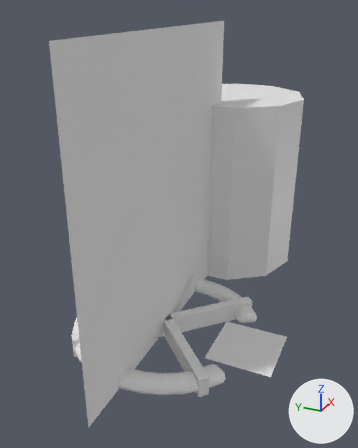
The Blender file tt2.blend, before and after one commit.
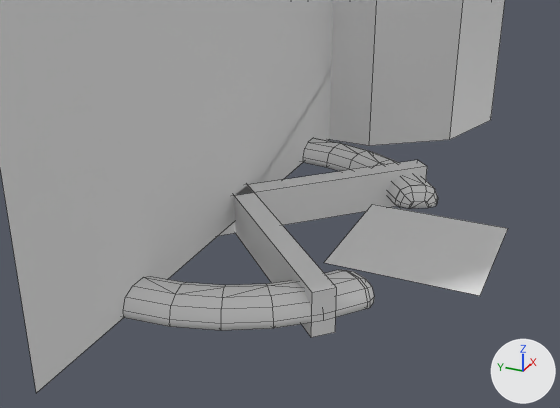
Each version appears first whole from a camera (50 mm lens) standing at (-3.96, -1.92, 3.23) and looking at (0.38, 0.03, 1.06), and next in a close-up from a camera (50 mm lens) standing at (-3.06, -1.59, 1.63) and looking at (0.09, -0.17, 0.06). The axes (+X, +Y, +Z) are drawn at lower right. The lights are the same throughout. The close-ups show mesh edges as thin lines.

Objects in the first close-up: '0BASE.001', '0BASE_ICON', '0FRONT', '1BACK', 'Cube', 'Cylinder'.
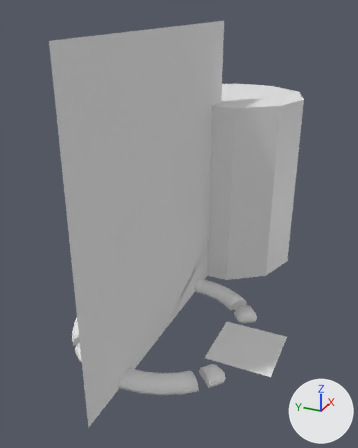
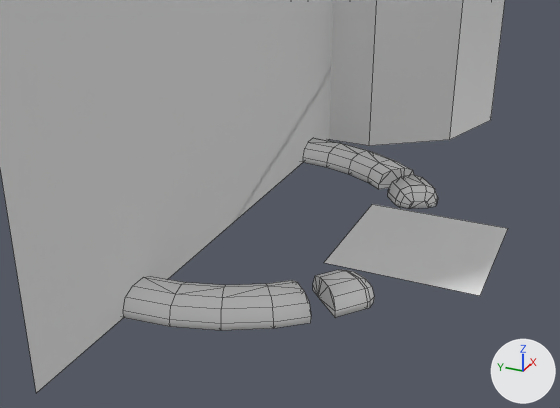
Changed parts and their boxes (x1, y1, x2, y2) in the close-ups (560 x 408 px):
'Cube', deleted: before (219, 160, 427, 338)
part 1 of me_cylinder_008, built on: (267, 160, 433, 328) in both

The change, as a list of edits to the scene's bpy script:
```text
Change me_cylinder_008:
    used by ob_0base_001; location = (0.0, 0.0, 0.0)
    remove me_cylinder_008.from_pydata(...)  # 264 vertices, 328 faces; spans x -1.0..1.0, y -0.84..1.0, z 0.0..0.1
    add me_cylinder_008.from_pydata(...)  # 313 vertices, 393 faces; spans x -1.0..1.0, y -0.84..1.0, z 0.0..0.1
    me_cylinder_008 part 1
    32 vertices are removed from x -0.71..0.71, y -0.71..0.71, z 0.0..0.1
    80 faces are deleted
    81 vertices are added at x -0.74..0.74, y -0.74..0.74, z 0.0..0.1
    80 new faces join them, smooth
    65 new faces join them
Remove ob_cube:
    ob_cube = bpy.data.objects.new('Cube', me_cube_003)
    ob_cube.location = (0.0, 0.0, 0.036)
    ob_cube.rotation_euler = (0.0, 0.0, 0.785)  # degrees (0, 0, 45)
    ob_cube.scale = (1.0, 0.05, 0.1)
```
